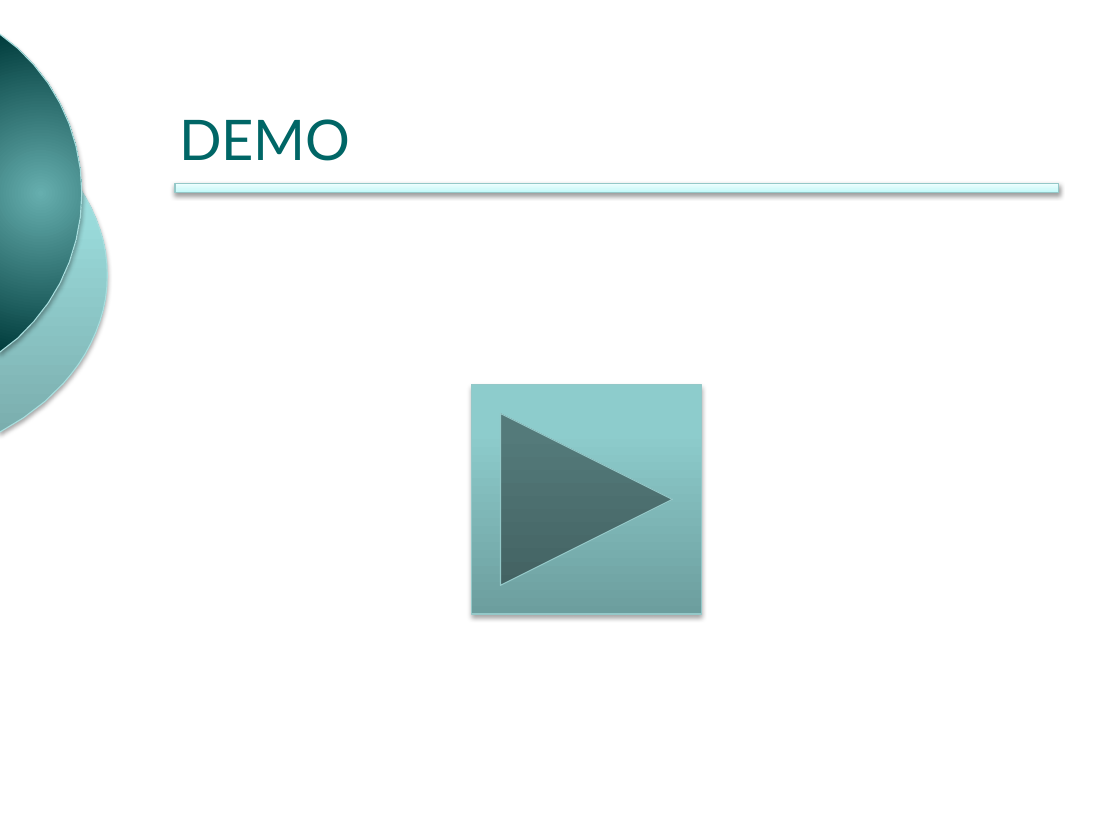
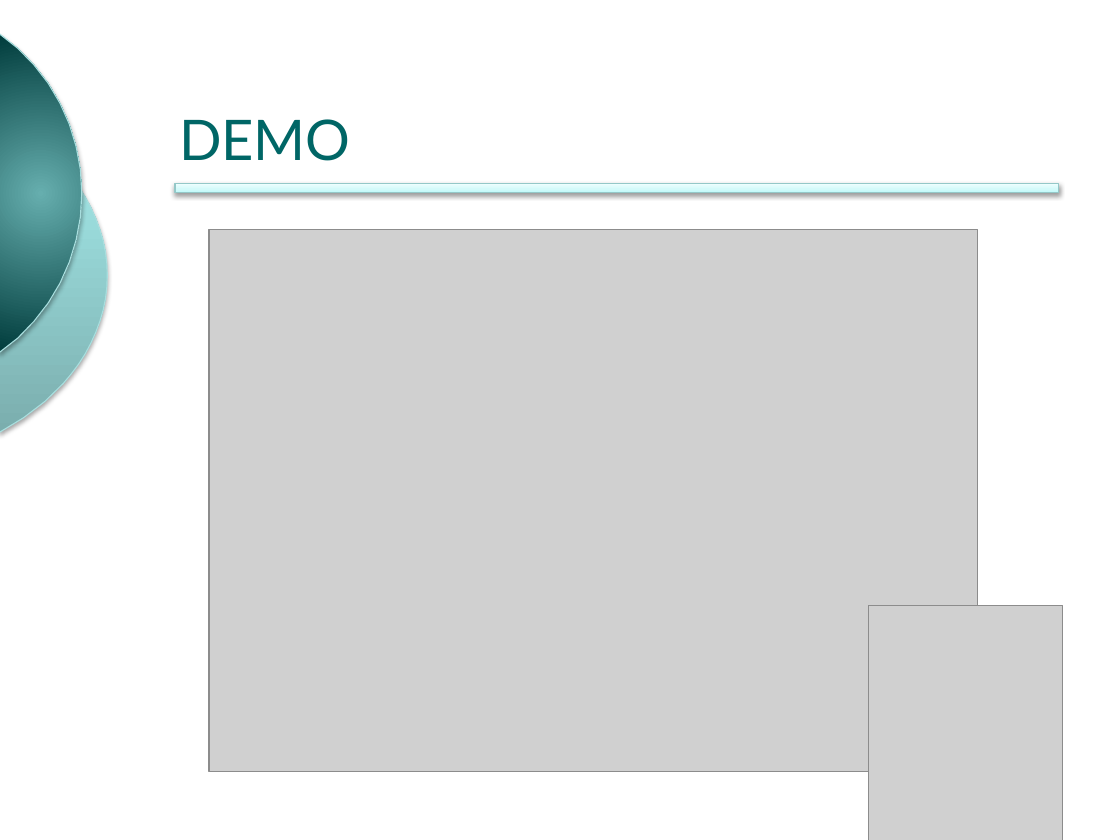
Before and after one commit to ingevy/taller-desarrollo-proyectos-ii-2do-2010, a slide deck: slide 13 of presentations/presentacionFinal.pptx. Drawn at 1120x840 pixels with LibreOffice and Linux fonts; fonts in the diff are those of the drawing; grey boxes stand for pictures; background and template pictures are left out. Boxes give left, top, right and bottom in pixels: in the first picture for what was removed or moved away, otherwise in the second. Text is boxed around its words. In the diff, an @@ line names an element or a change of style, - is before the commit and + after.

```diff
--- a/presentations/presentacionFinal.pptx
+++ b/presentations/presentacionFinal.pptx
@@ picture added at bbox=[209, 230, 978, 772] @@
@@ action button forward next removed at bbox=[472, 385, 701, 615] @@
@@ picture added at bbox=[869, 605, 1063, 840] @@
```
Also in this commit, not shown: 2 other slides changed.
